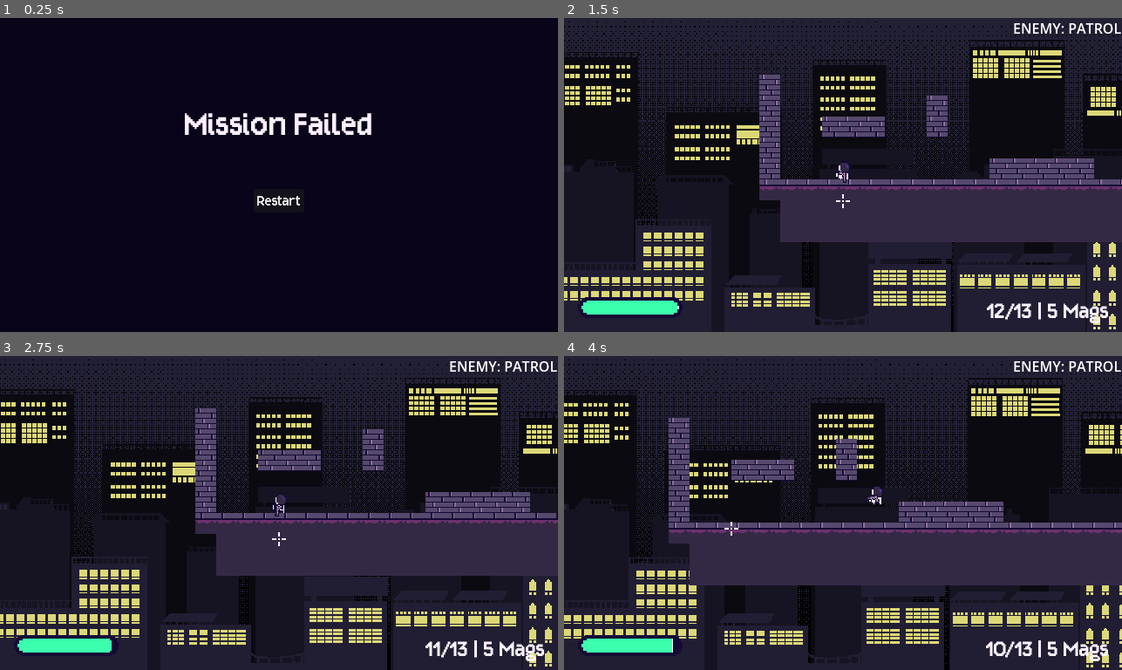
Above: before the commit, frames 1-4 (two rows, left to right).
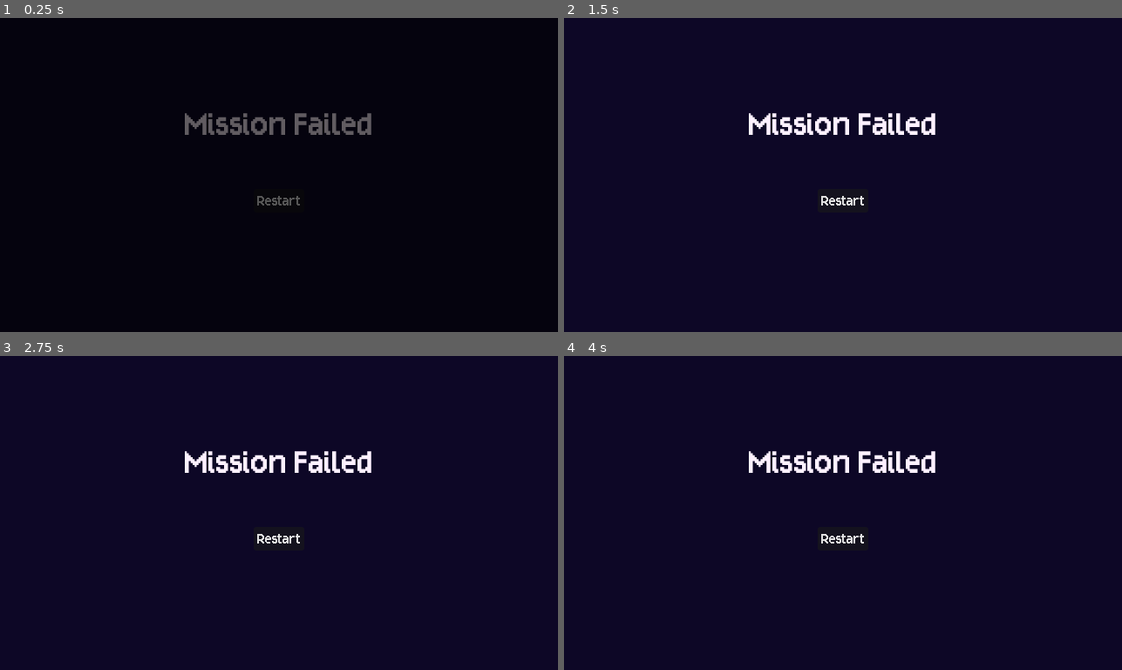
Above: after the commit, the same moments.

Repository: kyteidev/rogueshot
Game: Godot game, scene res://scenes/menus/death_menu.tscn
Two runs of this game, one before a commit and one after it. Both use one fixed random seed, a clock stepped at 60 frames per second and the inputs below. This scene is started directly instead of the project's main scene.
Inputs (mouse positions are in pixels of both pictures, inside the frame that each line leads up to):
- Up to frame 1 (0.25 s): no input
- Up to frame 2 (1.5 s): click "Restart" at 0.5 s; click (843, 200) at 1.25 s, where only the run after the commit has a clickable "Restart"
- Up to frame 3 (2.75 s): click (279, 538) at 2 s, where only the run after the commit has a clickable "Restart"
- Up to frame 4 (4 s): tap Enter at 2.75 s; move the mouse to (965, 497) at 2.77 s; press the mouse at (965, 497) at 2.78 s; hold D (player_right) from 2.78 s (still down); tap W (player_jump) at 3.02, 3.77 s; move the mouse to (731, 528) at 3.52 s; release the mouse at (731, 528) at 3.53 s; tap Shift (player_sprint) at 3.6 s

The runs differ from the first frame. In frame 1, 1.3% of the frame differs, in the area x 33-67%, y 30-60%; in frame 2, 49%; in frame 3, 49%; in frame 4, 52%, in the area x 0-100%, y 0-100%.

Commit message:
add smooth circle transition when player dies

Diff:
--- a/project.godot
+++ b/project.godot
@@ -110,3 +110,4 @@
 
 textures/canvas_textures/default_texture_filter=0
 rendering_device/driver.windows="d3d12"
+environment/defaults/default_clear_color=Color(0, 0, 0, 1)
--- a/scenes/game_debug.tscn
+++ b/scenes/game_debug.tscn
@@ -8,6 +8,7 @@
 [ext_resource type="PackedScene" uid="uid://c6evxkovosp2y" path="res://scenes/hud.tscn" id="4_1s6p4"]
 [ext_resource type="PackedScene" uid="uid://byg2oli55neme" path="res://scenes/weapons/crosshair.tscn" id="4_8285f"]
 [ext_resource type="PackedScene" uid="uid://bojjbmn2cos6p" path="res://scenes/menus/pause_menu.tscn" id="5_d1y6d"]
+[ext_resource type="PackedScene" uid="uid://b7bcawpls2ixa" path="res://scenes/transitions/transition_circle.tscn" id="9_bdsyy"]
 
 [sub_resource type="TileSetAtlasSource" id="TileSetAtlasSource_hpfpv"]
 texture = ExtResource("2_17cyv")
@@ -30,7 +31,8 @@
 
 [node name="Background" parent="." unique_id=1305377215 instance=ExtResource("1_hpfpv")]
 
-[node name="Player" parent="." unique_id=73622017 node_paths=PackedStringArray("crosshair") instance=ExtResource("1_6rfd2")]
+[node name="Player" parent="." unique_id=73622017 node_paths=PackedStringArray("transition", "crosshair") instance=ExtResource("1_6rfd2")]
+transition = NodePath("../TransitionCircle")
 crosshair = NodePath("../CrosshairCanvas")
 
 [node name="Enemy" parent="." unique_id=136999672 instance=ExtResource("3_ex044")]
@@ -57,3 +59,6 @@
 [node name="PauseManu" parent="." unique_id=1248834952 node_paths=PackedStringArray("crosshair") instance=ExtResource("5_d1y6d")]
 visible = false
 crosshair = NodePath("../CrosshairCanvas")
+
+[node name="TransitionCircle" parent="." unique_id=1599442735 node_paths=PackedStringArray("player") instance=ExtResource("9_bdsyy")]
+player = NodePath("../Player")
--- a/scenes/menus/death_menu.tscn
+++ b/scenes/menus/death_menu.tscn
@@ -18,7 +18,7 @@
 anchor_bottom = 1.0
 grow_horizontal = 2
 grow_vertical = 2
-color = Color(0.037133355, 0.018000001, 0.1, 1)
+color = Color(0.049999982, 0.03, 0.15, 1)
 
 [node name="Label" type="Label" parent="." unique_id=1918054657]
 anchors_preset = 5
@@ -48,4 +48,13 @@
 theme = ExtResource("2_jgt2l")
 text = "Restart"
 
+[node name="Overlay" type="ColorRect" parent="." unique_id=1014702388]
+visible = false
+anchors_preset = 15
+anchor_right = 1.0
+anchor_bottom = 1.0
+grow_horizontal = 2
+grow_vertical = 2
+color = Color(0, 0, 0, 1)
+
 [connection signal="pressed" from="RestartButton" to="." method="_on_restart_button_pressed"]
--- /dev/null
+++ b/scenes/transitions/transition_circle.tscn
@@ -0,0 +1,23 @@
+[gd_scene format=3 uid="uid://b7bcawpls2ixa"]
+
+[ext_resource type="Script" uid="uid://bqweycowjgb1i" path="res://scripts/transitions/transition_circle.gd" id="1_hthyn"]
+[ext_resource type="Shader" uid="uid://uvm1plsogyj" path="res://shaders/transition_circle.gdshader" id="1_m2aay"]
+
+[sub_resource type="ShaderMaterial" id="ShaderMaterial_nx5j2"]
+shader = ExtResource("1_m2aay")
+shader_parameter/circle_size = 1.0000000475
+shader_parameter/circle_center = Vector2(0.5, 0.5)
+shader_parameter/screen_width = 640.0
+shader_parameter/screen_height = 360.0
+
+[node name="TransitionCircle" type="CanvasLayer" unique_id=1599442735]
+script = ExtResource("1_hthyn")
+
+[node name="ColorRect" type="ColorRect" parent="." unique_id=1813166809]
+material = SubResource("ShaderMaterial_nx5j2")
+anchors_preset = 15
+anchor_right = 1.0
+anchor_bottom = 1.0
+grow_horizontal = 2
+grow_vertical = 2
+color = Color(0, 0, 0, 1)
--- a/scripts/menus/death_menu.gd
+++ b/scripts/menus/death_menu.gd
@@ -1,8 +1,18 @@
 extends CanvasLayer
 
 
+const DURATION = 1.0
+
+@onready var overlay := $Overlay
+
+
 func _ready() -> void:
+	overlay.visible = true
 	Input.mouse_mode = Input.MOUSE_MODE_VISIBLE
+
+	var tween := create_tween()
+	tween.tween_property(overlay, "modulate", Color("ffffff00"), DURATION)\
+			.set_trans(Tween.TRANS_SINE).set_ease(Tween.EASE_OUT)
 
 
 func _on_restart_button_pressed() -> void:
--- a/scripts/player.gd
+++ b/scripts/player.gd
@@ -35,6 +35,7 @@
 const COYOTE_TIME = 0.12
 const JUMP_BUFFER_TIME = 0.12
 
+@export var transition: CanvasLayer
 @export var crosshair: CanvasLayer
 
 var sm := StateManager
@@ -233,7 +234,8 @@
 
 
 func _death_menu() -> void:
-	get_tree().change_scene_to_file("res://scenes/menus/death_menu.tscn")
+	var scene: PackedScene = preload("res://scenes/menus/death_menu.tscn")
+	transition.start_transition(scene)
 
 
 func _get_custom_gravity(vel: Vector2) -> float:
--- /dev/null
+++ b/scripts/transitions/transition_circle.gd
@@ -0,0 +1,36 @@
+extends CanvasLayer
+
+
+const DURATION = 1.0
+
+@export var player: CharacterBody2D
+
+@onready var rect := $ColorRect
+
+@onready var screen_size: Vector2 = get_viewport().get_visible_rect().size
+@onready var shader: ShaderMaterial = rect.material
+
+
+func _ready() -> void:
+	visible = false
+
+	shader.set_shader_parameter("screen_width", screen_size.x)
+	shader.set_shader_parameter("screen_height", screen_size.y)
+	shader.set_shader_parameter("circle_size", 1.0)
+
+
+func start_transition(next_scene: PackedScene) -> void:
+	visible = true
+
+	var player_screen_pos: Vector2 = player.get_global_transform_with_canvas().origin
+	var player_uv_pos: Vector2 = player_screen_pos / screen_size
+	shader.set_shader_parameter("center", player_uv_pos)
+
+	var tween := create_tween()
+	tween.tween_property(shader, "shader_parameter/circle_size", 0.0, DURATION)\
+			.set_trans(Tween.TRANS_QUAD).set_ease(Tween.EASE_IN)
+	tween.finished.connect(func() -> void: _switch_scene(next_scene))
+
+
+func _switch_scene(scene: PackedScene) -> void:
+	get_tree().change_scene_to_packed(scene)
--- /dev/null
+++ b/shaders/transition_circle.gdshader
@@ -0,0 +1,14 @@
+shader_type canvas_item;
+render_mode unshaded;
+
+uniform float circle_size : hint_range(0.0, 1.05);
+uniform vec2 circle_center = vec2(0.5, 0.5);
+uniform float screen_width;
+uniform float screen_height;
+
+void fragment() {
+	float ratio = screen_width / screen_height;
+	vec2 offset = UV - circle_center;
+	float dist = distance(UV * vec2(ratio, 1.0), circle_center * vec2(ratio, 1.0));
+	COLOR.a = step(circle_size, dist);
+}
Not shown, added: scripts/transitions/transition_circle.gd.uid
Not shown, added: shaders/transition_circle.gdshader.uid
